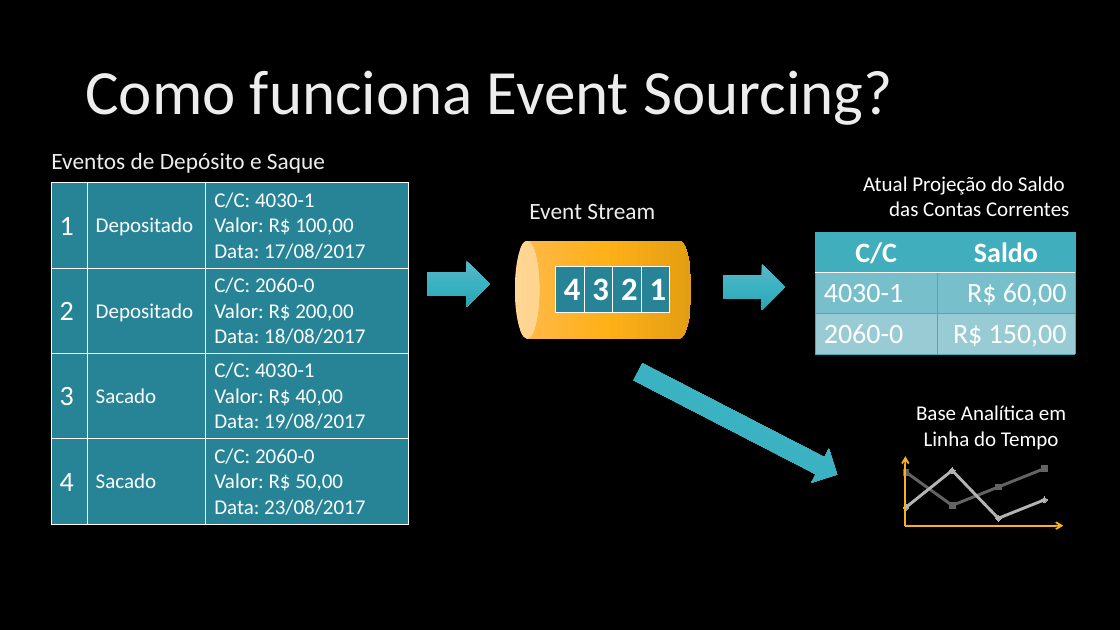
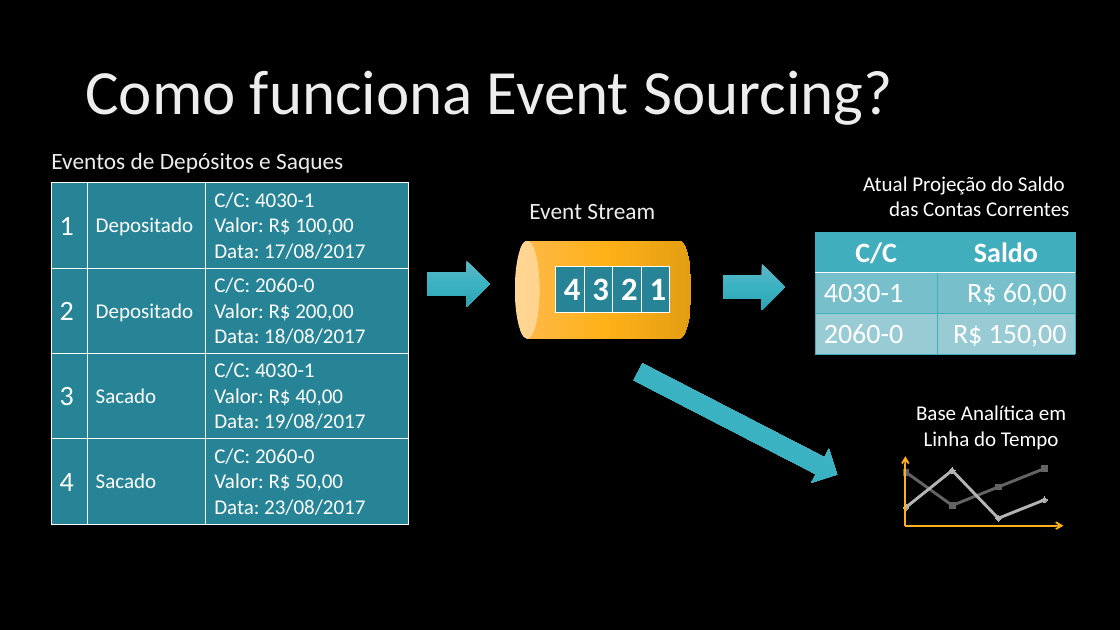
Before and after one commit to ivanpaulovich/event-sourcing-jambo, a slide deck: slide 5 of docs/Event-Sourcing.pptx. Drawn at 1120x630 pixels with LibreOffice and Linux fonts; fonts in the diff are those of the drawing; background and template pictures are left out. Boxes give left, top, right and bottom in pixels: in the first picture for what was removed or moved away, otherwise in the second. Text is boxed around its words. In the diff, an @@ line names an element or a change of style, - is before the commit and + after.

```diff
--- a/docs/Event-Sourcing.pptx
+++ b/docs/Event-Sourcing.pptx
@@ text at (51,152,343,173): text changed @@
-Eventos de Depósito e Saque
+Eventos de Depósitos e Saques
```
Also in this commit, not shown: 6 other slides changed.
